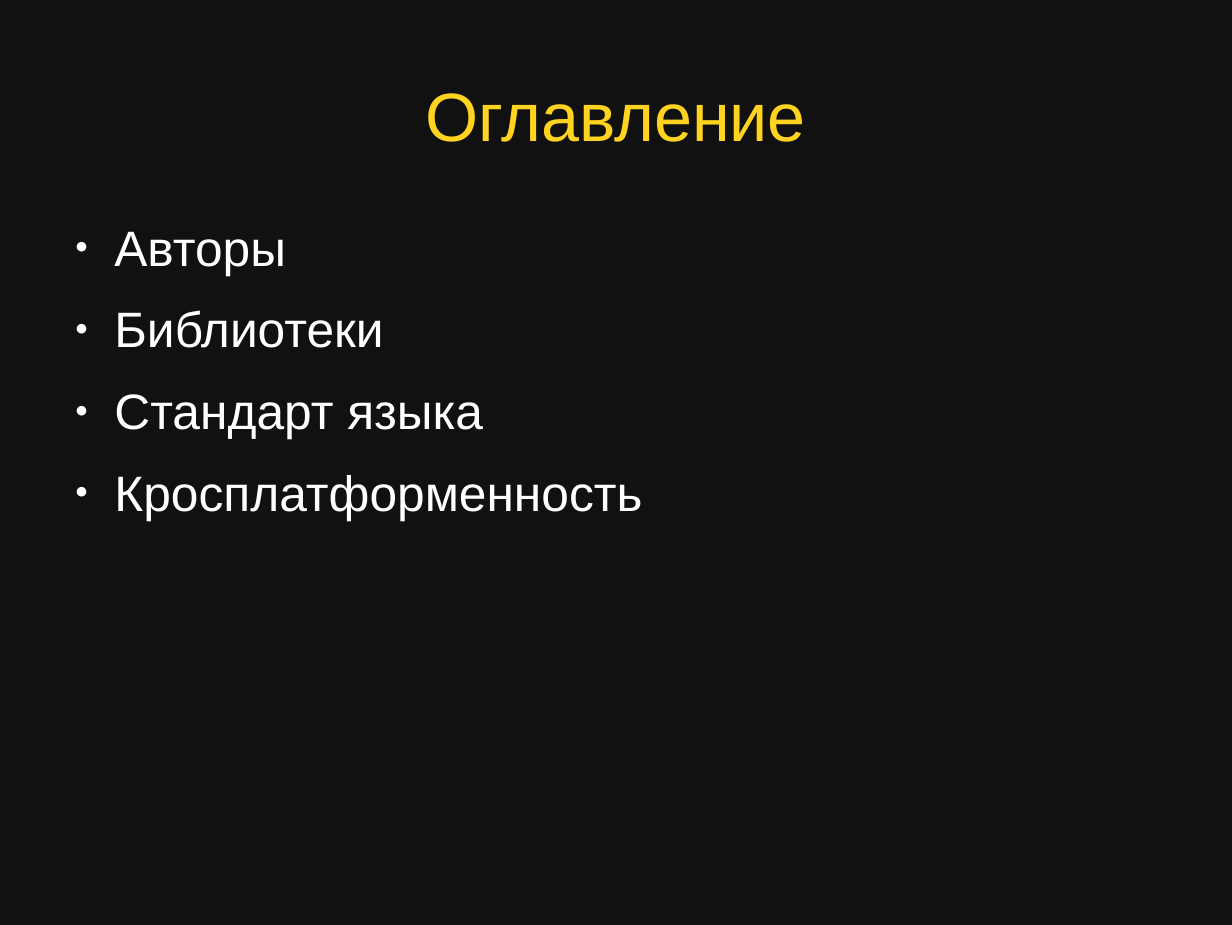
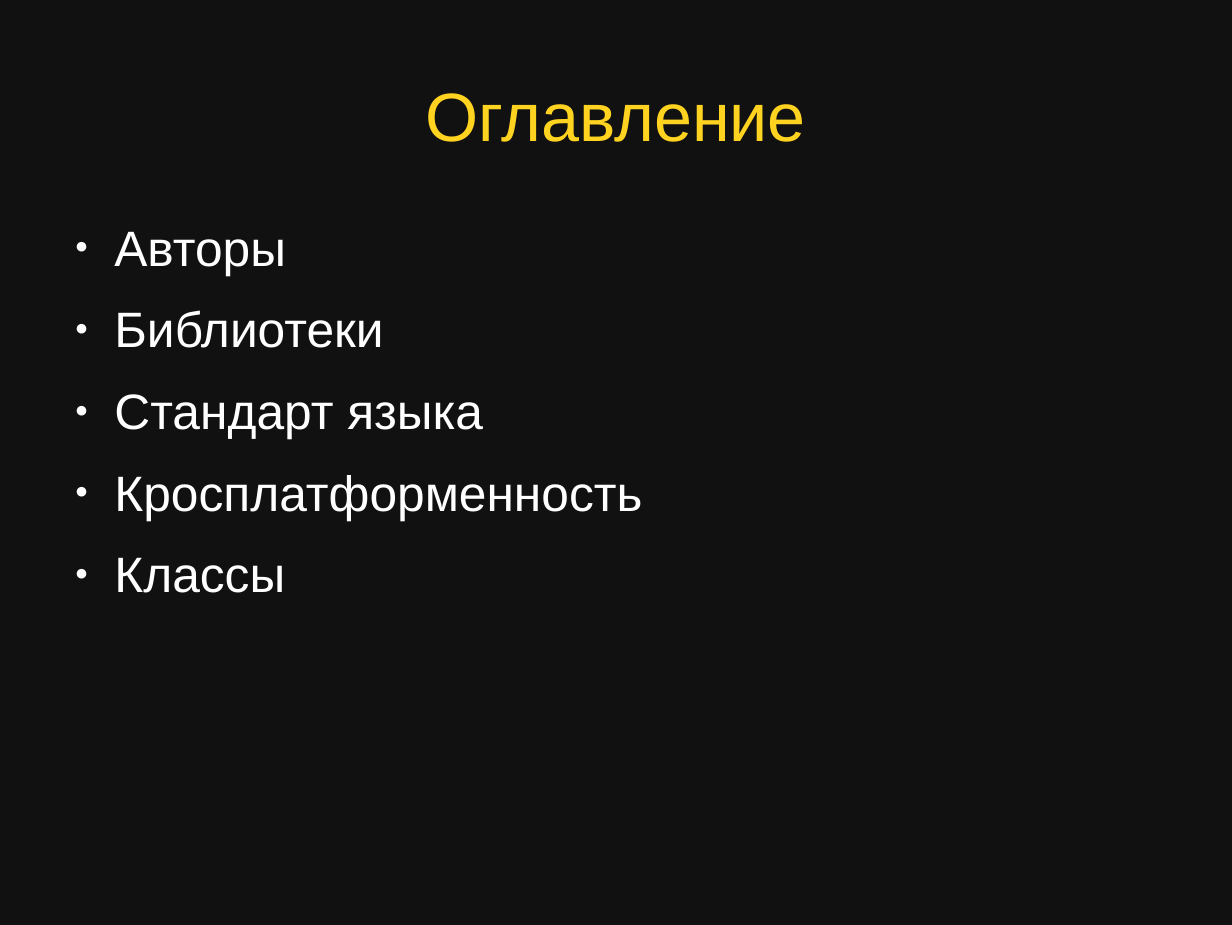
Before and after one commit to SeniorShop/SeniorShop, a slide deck: slide 2 of Защита/SS.odp. Drawn at 1232x925 pixels with LibreOffice and Linux fonts; fonts in the diff are those of the drawing. Boxes give left, top, right and bottom in pixels: in the first picture for what was removed or moved away, otherwise in the second. Text is boxed around its words. In the diff, an @@ line names an element or a change of style, - is before the commit and + after.

Commit message:
update presentation

```diff
--- a/Защита/SS.odp
+++ b/Защита/SS.odp
@@ text at (114, 557, 285, 593): paragraph added @@
+● Классы
```
